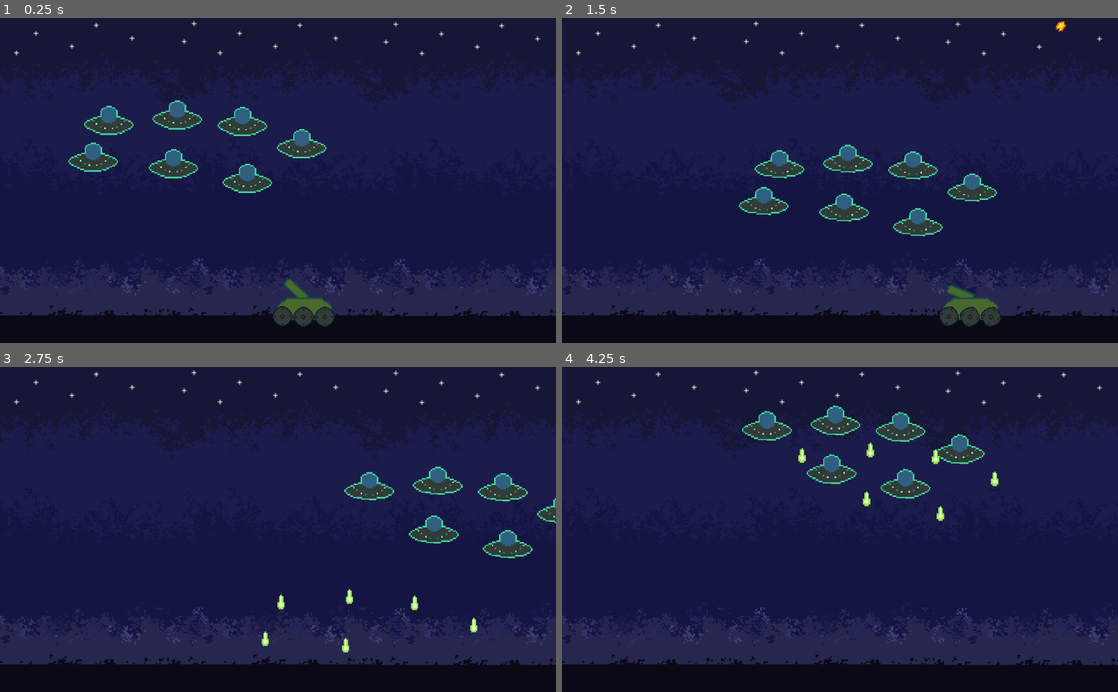
Above: before the commit, frames 1-4 (two rows, left to right).
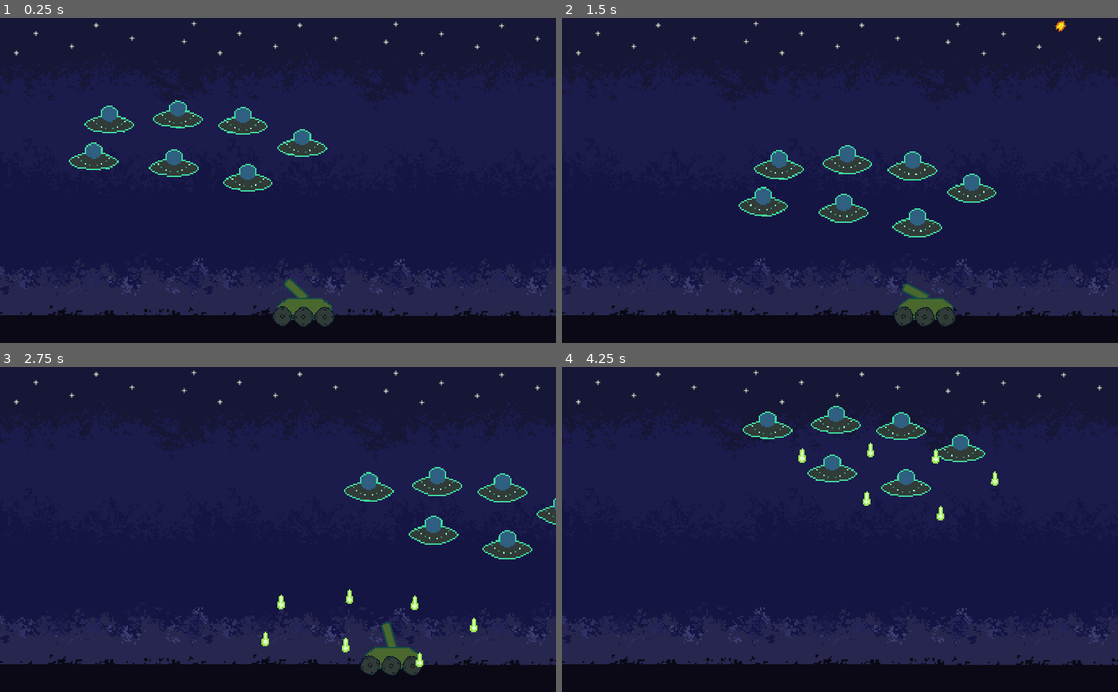
Above: after the commit, the same moments.

Repository: zMenta/Godot-Projects
Game: Godot game, scene res://Scenes/Main.tscn
Two runs of this game, one before a commit and one after it. Both use one fixed random seed, a clock stepped at 60 frames per second and the inputs below.
Inputs (mouse positions are in pixels of both pictures, inside the frame that each line leads up to):
- Up to frame 1 (0.25 s): no input
- Up to frame 2 (1.5 s): move the mouse to (962, 164) at 0.52 s; press the mouse at (962, 164) at 0.53 s; hold Right (ui_right) 0.53-1.28 s; move the mouse to (728, 196) at 1.27 s; release the mouse at (728, 196) at 1.28 s; hold Left (ui_left) from 1.28 s (still down); click (728, 196) at 1.35 s
- Up to frame 3 (2.75 s): move the mouse to (333, 458) at 2.02 s; release Left (ui_left) at 2.03 s; press the mouse at (333, 458) at 2.03 s; hold Right (ui_right) from 2.03 s (still down)
- Up to frame 4 (4.25 s): move the mouse to (812, 594) at 2.77 s; release the mouse at (812, 594) at 2.78 s; click (812, 594) at 2.85 s; move the mouse to (1006, 578) at 3.52 s; release Right (ui_right) at 3.53 s; press the mouse at (1006, 578) at 3.53 s; hold Left (ui_left) from 3.53 s (still down)

The runs differ from the first frame. In frame 1, 1.0% of the frame differs, in the area x 2-97%, y 1-95%; in frame 2, 2.4%, in the area x 2-97%, y 0-95%; in frame 3, 1.6%; in frame 4, 1.0%.

Commit message:
Project Window

Diff:
--- a/Invaders from Space/Scenes/Ufo.tscn
+++ b/Invaders from Space/Scenes/Ufo.tscn
@@ -33,6 +33,7 @@
 
 [node name="AnimatedSprite" type="AnimatedSprite" parent="."]
 frames = SubResource( 3 )
+frame = 1
 playing = true
 
 [node name="CollisionShape2D" type="CollisionShape2D" parent="."]
--- a/Invaders from Space/project.godot
+++ b/Invaders from Space/project.godot
@@ -13,6 +13,11 @@
 config/name="Invaders from Space"
 run/main_scene="res://Scenes/Main.tscn"
 config/icon="res://Assets/Sprites/alien logo.png"
+
+[display]
+
+window/stretch/mode="2d"
+window/stretch/aspect="keep"
 
 [input]
 
